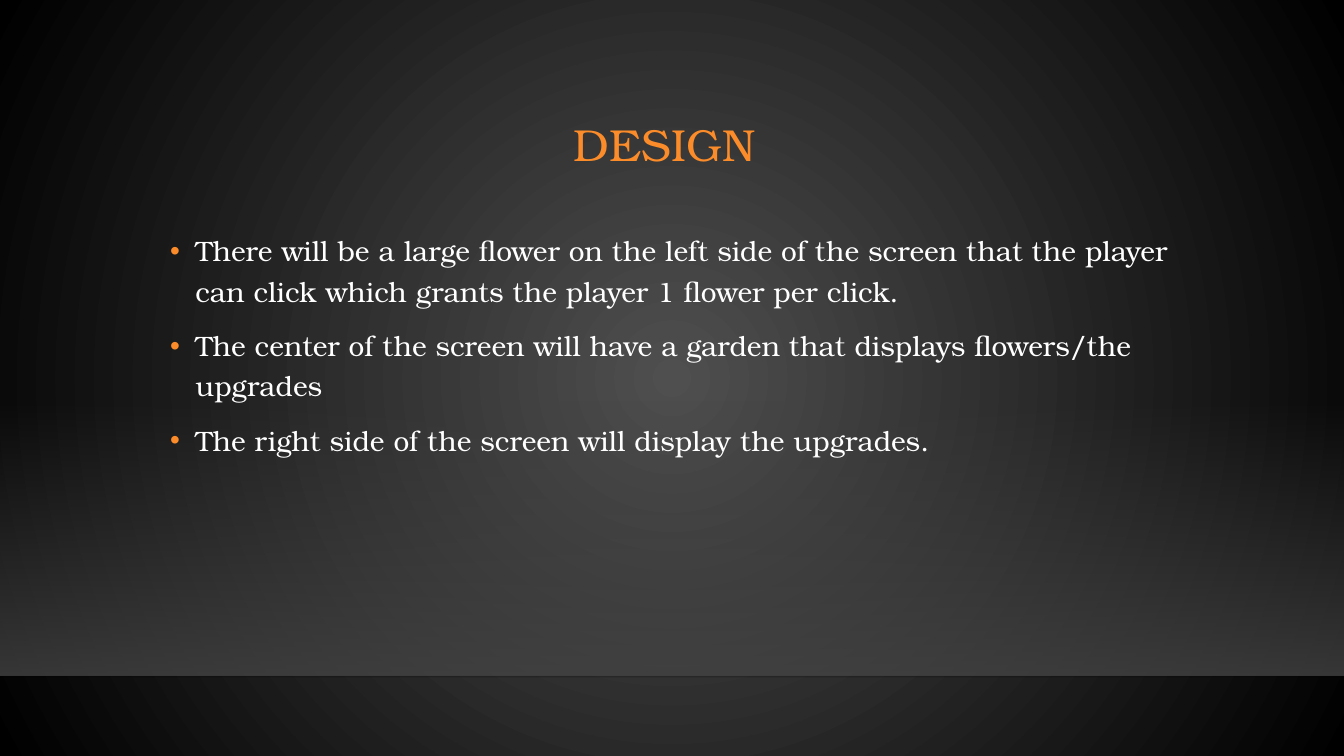
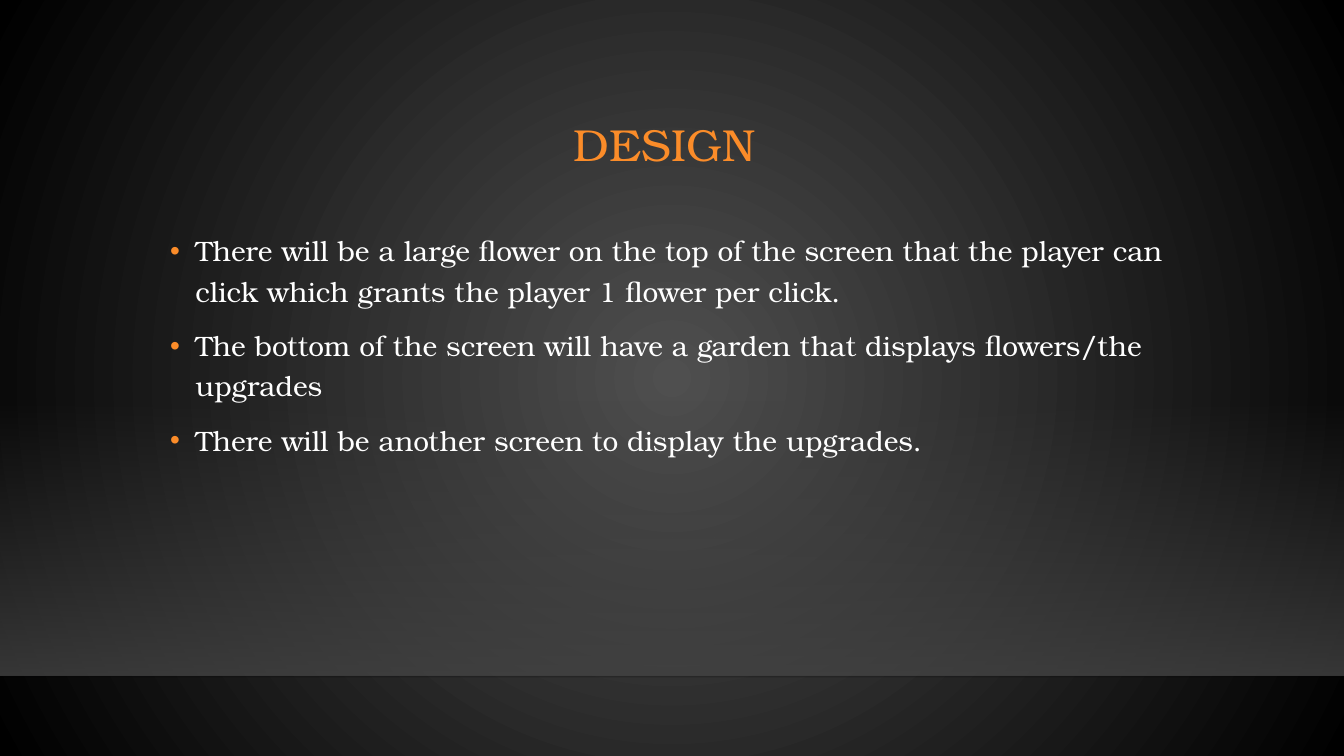
Before and after one commit to OliverDAvino/AppDev2FinalProject, a slide deck: slide 3 of AppDev2Presentation.pptx. Drawn at 1344x756 pixels with LibreOffice and Linux fonts; fonts in the diff are those of the drawing; background and template pictures are left out. Boxes give left, top, right and bottom in pixels: in the first picture for what was removed or moved away, otherwise in the second. Text is boxed around its words. In the diff, an @@ line names an element or a change of style, - is before the commit and + after.

```diff
--- a/AppDev2Presentation.pptx
+++ b/AppDev2Presentation.pptx
@@ text at [195, 240, 1162, 457]: text changed @@
-• There will be a large flower on the left side of the screen that the player can click which grants the player 1 flower per click.
-• The center of the screen will have a garden that displays flowers/the upgrades
-• The right side of the screen will display the upgrades.
+• There will be a large flower on the top of the screen that the player can click which grants the player 1 flower per click.
+• The bottom of the screen will have a garden that displays flowers/the upgrades
+• There will be another screen to display the upgrades.
```
Also in this commit, not shown: 1 other file.
